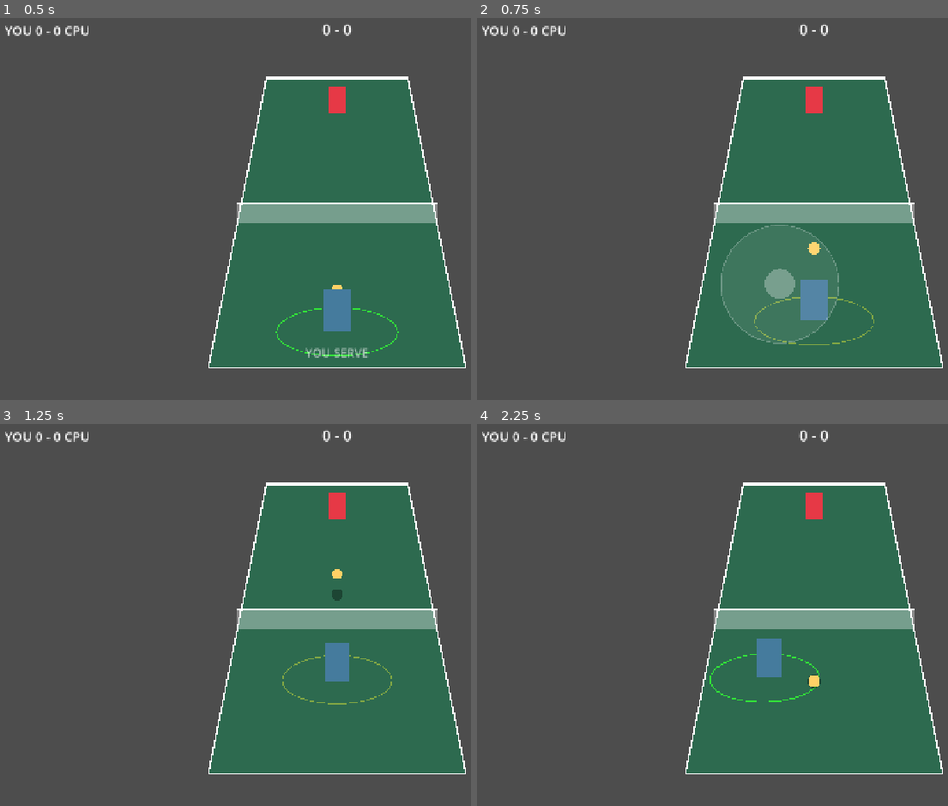
Above: before the commit, frames 1-4 (two rows, left to right).
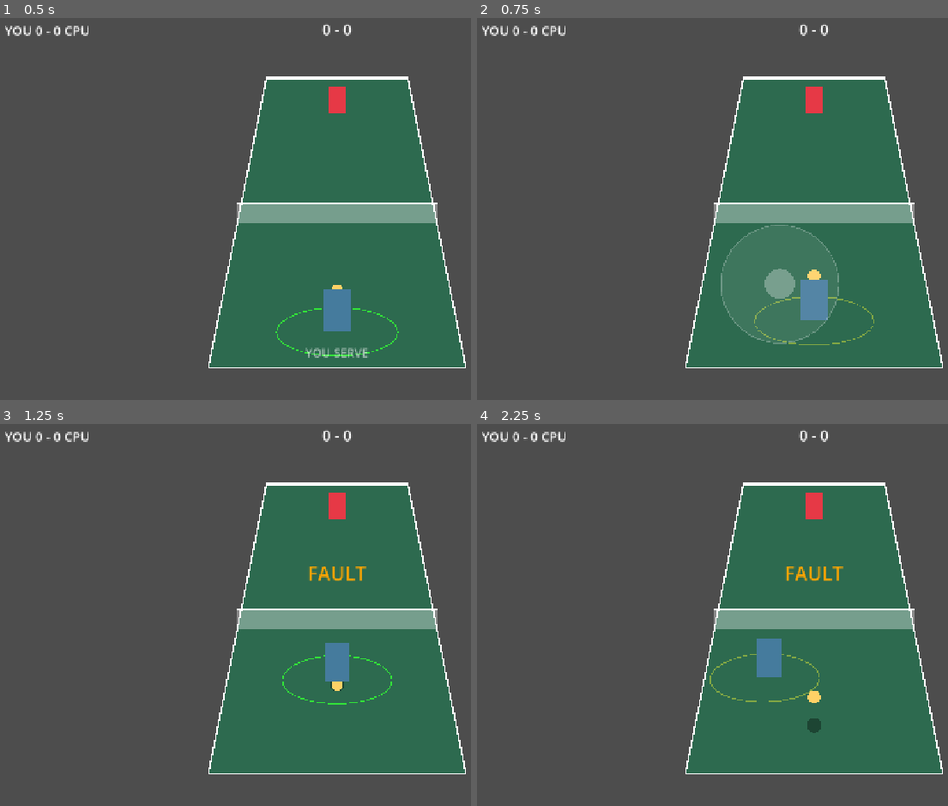
Above: after the commit, the same moments.

Repository: slamcoderpt/TennisGame
Game: Godot game, scene res://src/view/match.tscn
Same seed, same stepped clock (60 frames per second), same inputs: the game is played once before the commit and once after it.
Inputs (mouse positions are in pixels of both pictures, inside the frame that each line leads up to):
- Up to frame 1 (0.5 s): no input
- Up to frame 2 (0.75 s): tap Enter (ui_accept) at 0.5 s; move the mouse to (778, 285) at 0.52 s; hold Up (ui_up) from 0.53 s (still down); click (778, 285) at 0.67 s
- Up to frame 3 (1.25 s): keep holding Up (ui_up); tap Enter (ui_accept) at 0.77 s
- Up to frame 4 (2.25 s): release Up (ui_up) at 1.25 s; drag from (outside the picture) to (778, 691) at 1.27 s; move the mouse to (608, 553) at 2.02 s; hold Left (ui_left) from 2.03 s (still down)

Frame 1 is identical in both runs. In frame 2, 0.1% of the frame differs, in the area x 70-74%, y 58-69%; in frame 3, 0.5%; in frame 4, 0.6%, in the area x 49-78%, y 37-81%.

Commit message:
feat: lob and drop shots selected by stick direction

Diff:
--- a/src/sim/court_sim.gd
+++ b/src/sim/court_sim.gd
@@ -20,6 +20,13 @@
 const SHOT_SPEED_MIN := 16.0    # tap speed (matches the old flat SHOT_SPEED)
 const SHOT_SPEED_MAX := 26.0    # full-charge speed
 const CHARGE_TIME := 0.6        # seconds of hold to reach full charge
+const LOB_SPEED := 10.0          # slow, high, deep
+const LOB_LAUNCH := 12.0
+const LOB_DEPTH := HALF_LENGTH - 1.0
+const DROP_SPEED := 7.0          # soft, low, just over the net
+const DROP_LAUNCH := 3.0
+const DROP_DEPTH := 2.0
+const SHOT_STICK_DEADZONE := 0.5
 const SHOT_LAUNCH := 7.0
 const AIM_MAX_X := HALF_WIDTH - 1.0
 const TARGET_DEPTH := HALF_LENGTH - 3.0
@@ -187,10 +194,22 @@
 		return false
 	var serving: bool = not ball.in_play
 	var aim_x := clampf(input.move.x, -1.0, 1.0) * AIM_MAX_X
-	var target := Vector2(aim_x, -p.side * TARGET_DEPTH)
+	var depth := TARGET_DEPTH
 	var speed := lerpf(SHOT_SPEED_MIN, SHOT_SPEED_MAX, p.charge)
+	var launch := SHOT_LAUNCH
+	var toward_own_baseline: bool = signf(input.move.y) == float(p.side) and absf(input.move.y) > SHOT_STICK_DEADZONE
+	var toward_net: bool = signf(input.move.y) == -float(p.side) and absf(input.move.y) > SHOT_STICK_DEADZONE
+	if toward_own_baseline:        # lob
+		depth = LOB_DEPTH
+		speed = LOB_SPEED
+		launch = LOB_LAUNCH
+	elif toward_net:               # drop shot
+		depth = DROP_DEPTH
+		speed = DROP_SPEED
+		launch = DROP_LAUNCH
+	var target := Vector2(aim_x, -p.side * depth)
 	ball.vel = (target - ball.pos).normalized() * speed
-	ball.v_height = SHOT_LAUNCH
+	ball.v_height = launch
 	ball.height = maxf(ball.height, 0.3)
 	ball.bounce_count = 0
 	ball.in_play = true
--- a/tests/run_tests.gd
+++ b/tests/run_tests.gd
@@ -8,6 +8,7 @@
 	"res://tests/test_score.gd",
 	"res://tests/test_rules.gd",
 	"res://tests/test_charge.gd",
+	"res://tests/test_shots.gd",
 ]
 
 func _init() -> void:
--- /dev/null
+++ b/tests/test_shots.gd
@@ -0,0 +1,41 @@
+extends "res://tests/test_base.gd"
+
+const CourtSim := preload("res://src/sim/court_sim.gd")
+const InputFrame := preload("res://src/sim/input_frame.gd")
+
+# Put a returnable ball right on player 0 (near the net so a drop can clear it) and fire once.
+func _hit_with_stick(stick: Vector2) -> CourtSim:
+	var sim := CourtSim.new()
+	sim.last_hitter = 1
+	sim.is_serve = false
+	sim.ball.in_play = true
+	sim.ball.pos = Vector2(0, -2)
+	sim.ball.vel = Vector2(0, -6)
+	sim.ball.height = 1.0
+	sim.ball.v_height = 0.0
+	sim.players[0].pos = Vector2(0, -2)
+	var f := InputFrame.new()
+	f.hit_pressed = true
+	f.move = stick
+	sim.tick([f, InputFrame.new()])
+	return sim
+
+func test_lob_launches_higher_than_flat() -> void:
+	var flat := _hit_with_stick(Vector2.ZERO)
+	var lob := _hit_with_stick(Vector2(0, -1))   # player 0 side=-1: stick toward own baseline
+	check(lob.ball.v_height > flat.ball.v_height, "a lob must launch higher than a flat drive")
+
+func test_drop_slower_than_flat() -> void:
+	var flat := _hit_with_stick(Vector2.ZERO)
+	var drop := _hit_with_stick(Vector2(0, 1))    # stick toward the net
+	check(drop.ball.vel.length() < flat.ball.vel.length(), "a drop shot must be slower than a flat drive")
+
+func test_drop_lands_shorter_than_flat() -> void:
+	var flat := _hit_with_stick(Vector2.ZERO)
+	var drop := _hit_with_stick(Vector2(0, 1))
+	for i in 180:
+		flat.tick([InputFrame.new(), InputFrame.new()])
+		drop.tick([InputFrame.new(), InputFrame.new()])
+		if flat.ball.bounce_count >= 1 and drop.ball.bounce_count >= 1:
+			break
+	check(drop.ball.pos.y < flat.ball.pos.y, "a drop shot must land nearer the net than a flat drive")
